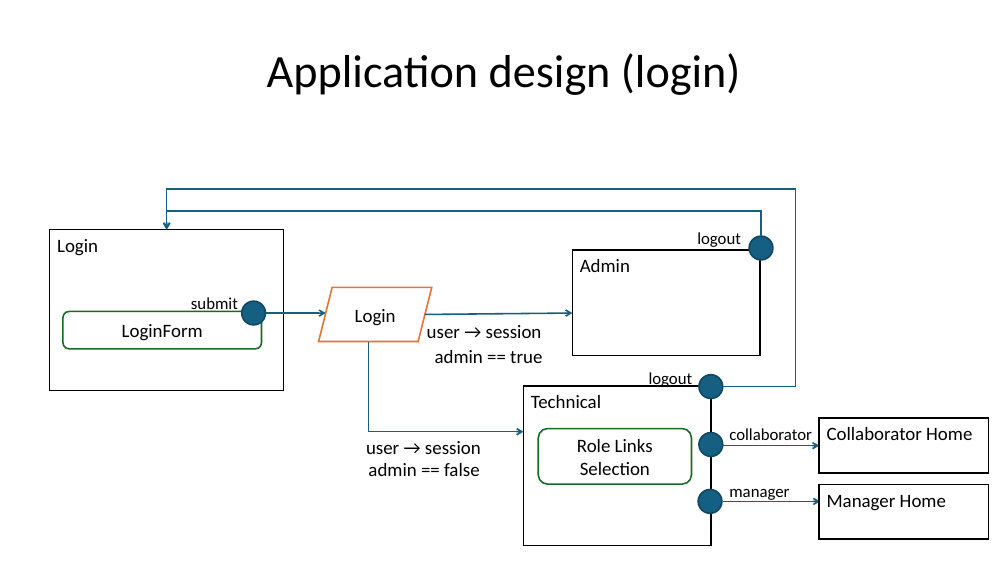
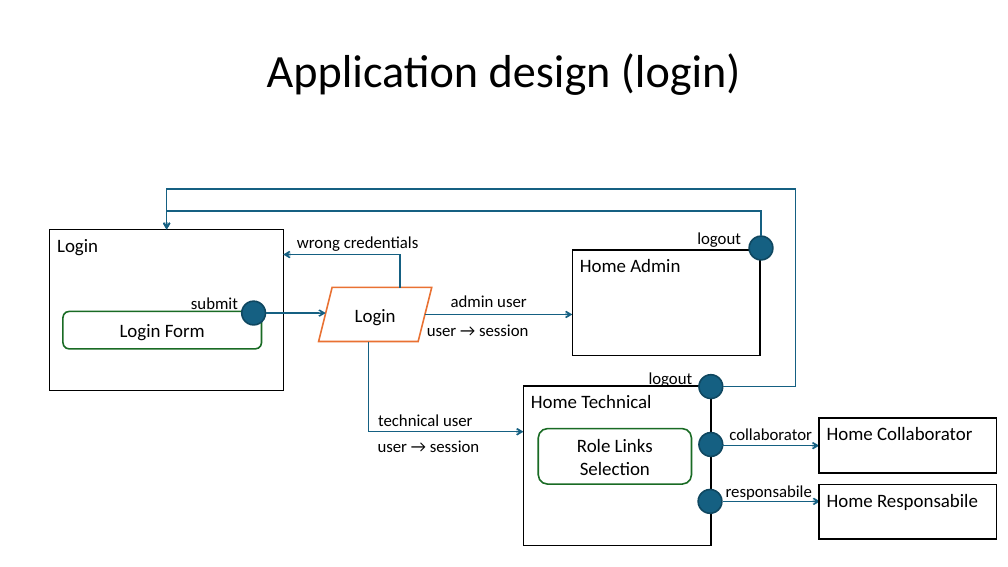
Before and after one commit to gilbertobrambilla/tiw-2026-html, a slide deck: slide 14 of docs/TIW_documentazione.pptx. Drawn at 1008x567 pixels with LibreOffice and Linux fonts; fonts in the diff are those of the drawing. Boxes give left, top, right and bottom in pixels: in the first picture for what was removed or moved away, otherwise in the second. Text is boxed around its words. In the diff, an @@ line names an element or a change of style, - is before the commit and + after.

```diff
--- a/docs/TIW_documentazione.pptx
+++ b/docs/TIW_documentazione.pptx
@@ text added at (297,236,419,251), 16 pt, text #000000 @@
+wrong credentials
@@ elbow arrow added from (401, 287) to (284, 255), #156082 1.5 pt @@
@@ text in rectangle at (580,259,680,272): text changed @@
-Admin
+Home Admin
@@ text at (451,295,527,307): text changed; size 18 to 16 pt @@
-admin == true
+admin user
@@ text in rounded rectangle at (120,324,205,341): spaces changed @@
-LoginForm
+Login Form
@@ text "user → session" at (427,324,528,336): size 18 to 16 pt @@
@@ text at (378,414,473,426): text changed; size 18 to 16 pt @@
-admin == false
+technical user
@@ text in rectangle at (531,395,651,408): text changed @@
-Technical
+Home Technical
@@ rectangle "Home Collaborator": place and size @@
-rectangle "Home Collaborator" at (820,418,989,473)
+rectangle "Home Collaborator" at (820,418,997,473)
@@ text "user → session": place and size @@
-text "user → session" at (366,441,481,454)
+text "user → session" at (378,440,479,452)
@@ text "user → session" at (378,440,479,452): size 18 to 16 pt @@
@@ text in rectangle at (827,427,972,440): text changed @@
-Collaborator Home
+Home Collaborator
@@ text at (726,485,812,500): text changed @@
-manager
+responsabile
@@ rectangle "Home Responsabile": place and size @@
-rectangle "Home Responsabile" at (820,485,989,540)
+rectangle "Home Responsabile" at (820,485,997,540)
@@ text in rectangle at (827,494,978,510): text changed @@
-Manager Home
+Home Responsabile
```
Also in this commit, not shown: 2 other slides changed, 9 slides added.
